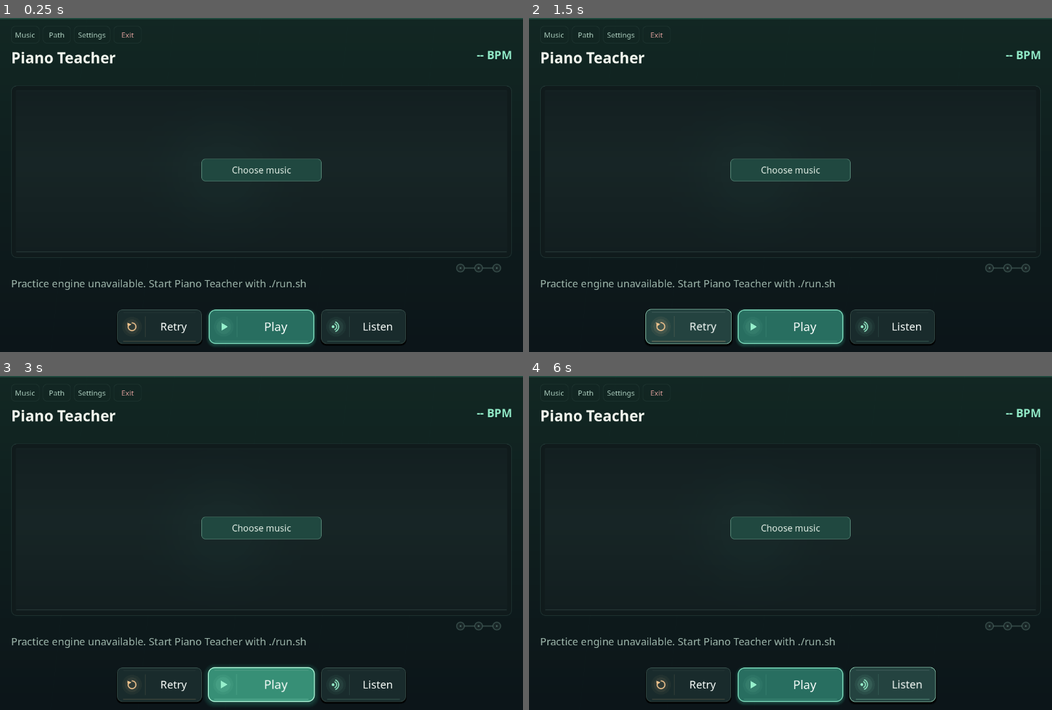
Above: before the commit, frames 1-4 (two rows, left to right).
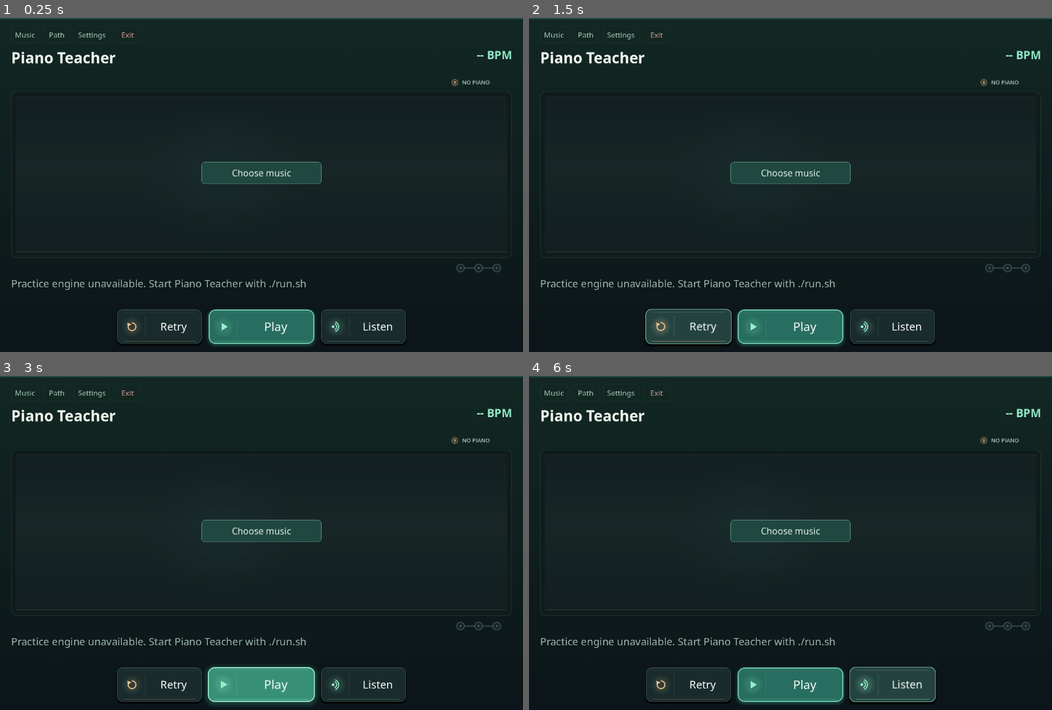
Above: after the commit, the same moments.

Repository: tpepels/piano_teacher
Game: Godot game, scene res://main.tscn
The game is run twice, just before and just after one commit, with the same random seed, the same clock (stepped at 60 frames per second) and the same inputs.
Inputs:
- Up to frame 1 (0.25 s): no input
- Up to frame 2 (1.5 s): click "Retry" at 0.5 s; click "Retry" at 1.25 s
- Up to frame 3 (3 s): click "Retry" at 2 s; click "Play" at 2.75 s
- Up to frame 4 (6 s): click "Play" at 3.5 s; click "Path" at 4.25 s; click "Next passage" at 5 s; click "Listen" at 5.75 s

The runs differ from the first frame. In frame 1, 0.7% of the frame differs, in the area x 2-98%, y 18-50%; in frame 2, 0.7%; in frame 3, 0.7%; in frame 4, 0.7%.

Commit message:
Show physical MIDI connectivity in a restrained, responsive header lamp

Diff:
--- a/godot/main.gd
+++ b/godot/main.gd
@@ -22,6 +22,7 @@
 const GameCountIn := preload("res://game_countin.gd")
 const GamePhaseCue := preload("res://game_phase_cue.gd")
 const GameTransportButton := preload("res://game_transport_button.gd")
+const GameInputIndicator := preload("res://game_input_indicator.gd")
 const VisualTransportClock := preload("res://visual_transport_clock.gd")
 const FrameMeter := preload("res://frame_meter.gd")
 
@@ -53,6 +54,7 @@
 var game_brand: Label
 var game_stage: Control
 var game_streak: Control
+var game_input_indicator: Control
 var game_count_in: Control
 var score_status_panel: CenterContainer
 var score_status_label: Label
@@ -1111,6 +1113,8 @@
     hand_label.autowrap_mode = TextServer.AUTOWRAP_OFF
     hand_label.horizontal_alignment = HORIZONTAL_ALIGNMENT_RIGHT
     tempo.add_child(hand_label)
+    game_input_indicator = GameInputIndicator.new()
+    tempo.add_child(game_input_indicator)
     lesson_info_label = _label("", 16, Color("#A9C2B7"))
     lesson_info_label.autowrap_mode = TextServer.AUTOWRAP_WORD_SMART
     practice_stage_bar = HFlowContainer.new()
@@ -1451,6 +1455,7 @@
         hand_label.add_theme_font_size_override("font_size", _ui_font(15))
         progress_label.add_theme_font_size_override("font_size", _ui_font(15))
         game_streak.custom_minimum_size = Vector2(130 if width < 950 else 155, 30)
+        game_input_indicator.custom_minimum_size = Vector2(145, 25)
         feedback_label.add_theme_font_size_override("font_size", _ui_font(17))
         lesson_info_label.add_theme_font_size_override("font_size", _ui_font(16))
         practice_playback_banner.add_theme_font_size_override("font_size", _ui_font(17))
@@ -2175,6 +2180,7 @@
     last_state_tick = int((started_ms + received_ms) / 2.0)
     visual_transport_clock.accept(parsed, last_state_tick, received_ms)
     if not bool(parsed.get("loaded", false)):
+        game_input_indicator.present(parsed)
         game_stage.present(parsed)
         game_streak.present({})
         mode_choice.disabled = true
@@ -2214,8 +2220,8 @@
     speed_label.add_theme_font_size_override("font_size", _ui_font(16 if size.x < 900 else 18))
     speed_label.tooltip_text = "Current practice tempo and your selected target"
     hand_label.text = "Both hands" if str(parsed.get("hand", "right")) == "both" else str(parsed.get("hand", "right")).capitalize() + " hand"
-    hand_label.text += " · " + ("Piano connected" if not str(parsed.get("device", "")).is_empty() else "No piano")
-    hand_label.tooltip_text = str(parsed.get("device", "Connect your USB MIDI piano in Settings"))
+    hand_label.tooltip_text = "Current hand of the backend lesson"
+    game_input_indicator.present(parsed)
     if current_screen != "settings":
         tempo_setting.set_value_no_signal(float(parsed.get("target_bpm", parsed.get("bpm", 40))))
     var stage: String = str(parsed.get("lesson_level", "original"))
